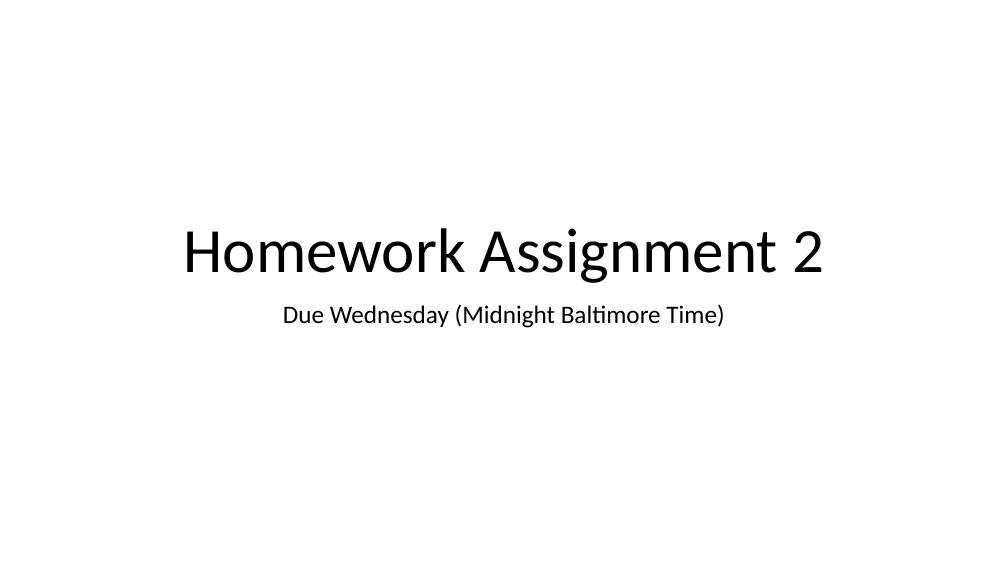
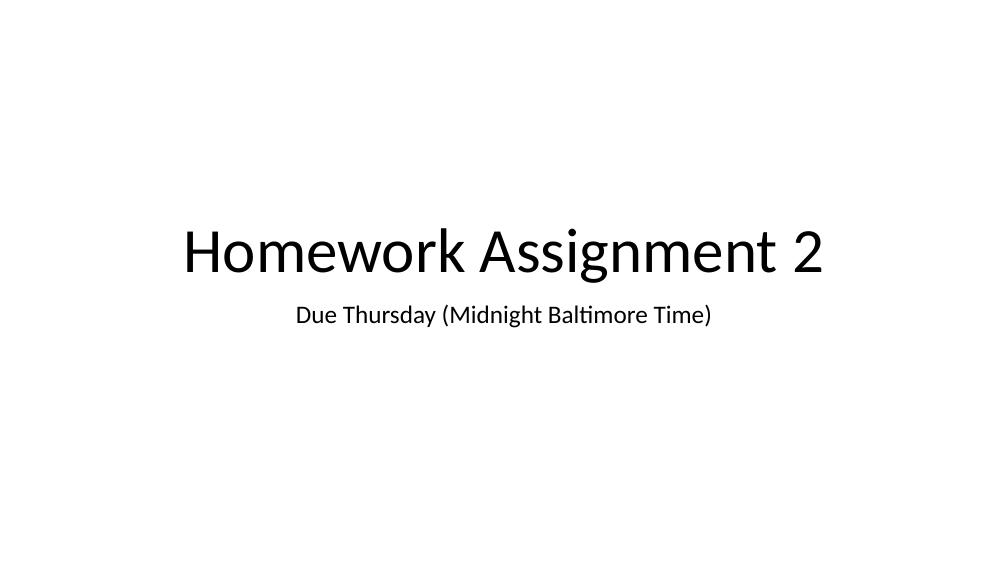
Before and after one commit to JEFworks-Lab/genomic-data-visualization-2024, a slide deck: slide 1 of resources/hw/genomic-data-visualization-HW_2.pptx. Drawn at 1008x567 pixels with LibreOffice and Linux fonts; fonts in the diff are those of the drawing. Boxes give left, top, right and bottom in pixels: in the first picture for what was removed or moved away, otherwise in the second. Text is boxed around its words. In the diff, an @@ line names an element or a change of style, - is before the commit and + after.

```diff
--- a/resources/hw/genomic-data-visualization-HW_2.pptx
+++ b/resources/hw/genomic-data-visualization-HW_2.pptx
@@ subtitle at (296, 304, 712, 328): text changed @@
-Due Wednesday (Midnight Baltimore Time)
+Due Thursday (Midnight Baltimore Time)
```
Also in this commit, not shown: 1 other slide changed, 3 other files.
